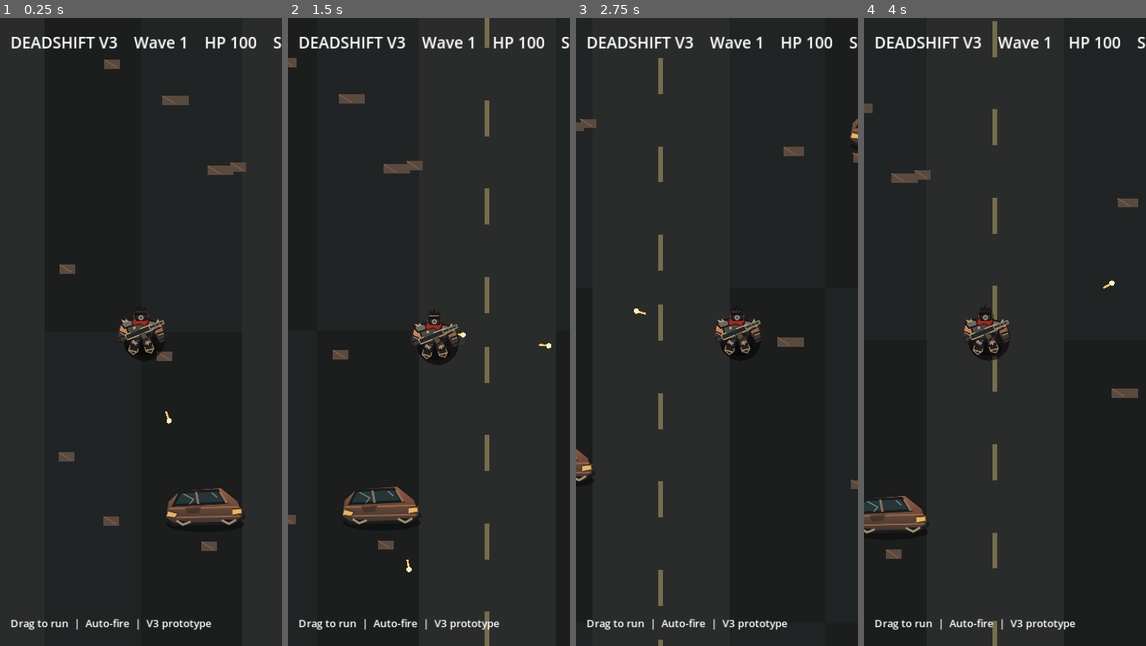
Above: before the commit, frames 1-4 (left to right).
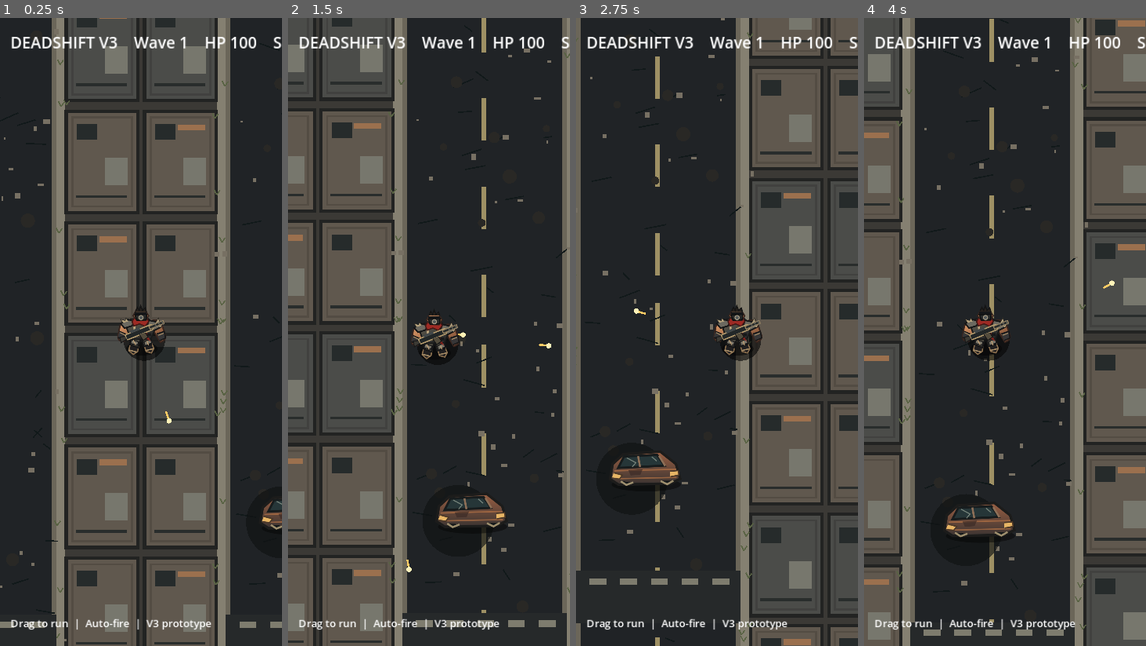
Above: after the commit, the same moments.

Repository: dennypag02/deadshift
Game: Godot game, scene res://scenes/main.tscn
Same seed, same stepped clock (60 frames per second), same inputs: the game is played once before the commit and once after it.
Inputs (mouse positions are in pixels of both pictures, inside the frame that each line leads up to):
- Up to frame 1 (0.25 s): no input
- Up to frame 2 (1.5 s): tap Enter at 0.5 s; move the mouse to (491, 300) at 0.52 s; hold Right (ui_right) 0.53-1.25 s; click (491, 300) at 0.67 s; drag from (372, 363) to (414, 457) at 1.27 s
- Up to frame 3 (2.75 s): move the mouse to (745, 193) at 2.02 s; hold Right (ui_right) from 2.03 s (still down)
- Up to frame 4 (4 s): release Right (ui_right) at 2.75 s; drag from (990, 457) to (920, 237) at 2.77 s; move the mouse to (1089, 426) at 3.52 s; hold Left (ui_left) from 3.53 s (still down)

The runs differ from the first frame. In frame 1, 53% of the frame differs, in the area x 0-100%, y 0-100%; in frame 2, 41%; in frame 3, 39%; in frame 4, 42%.

Commit message:
V3 city: build deterministic ruined downtown blocks with facades, roads and debris

Diff:
--- a/godot/scripts/main.gd
+++ b/godot/scripts/main.gd
@@ -212,20 +212,63 @@
 		draw_arc(player_pos, 37.0, 0.0, TAU, 32, Color(1.0, 0.22, 0.17, hit_flash_clock / HIT_FLASH_SECONDS), 5.0)
 
 func _draw_chunk(chunk: Vector2i) -> void:
+	# A reproducible downtown block: roads connect across chunk boundaries.
+	# Facades and debris use local seeded RNG so camera movement cannot rearrange the city.
 	var base := Vector2(chunk) * CHUNK
-	var tile := Rect2(base, Vector2.ONE * CHUNK)
-	var tone := 0.11 if posmod(chunk.x + chunk.y, 2) == 0 else 0.13
-	draw_rect(tile, Color(tone, tone + 0.01, tone + 0.01))
-	draw_rect(Rect2(base + Vector2(155, 0), Vector2(210, CHUNK)), Color("#2a2c2b"))
-	for i in range(4):
-		draw_rect(Rect2(base + Vector2(256, i * 135 + 25), Vector2(8, 55)), Color("#766d4c"))
-	var seed_value := absi(chunk.x * 73856093 ^ chunk.y * 19349663)
-	if posmod(chunk.x * 7 + chunk.y * 11, 4) == 0:
-		draw_texture_rect(CAR_ART, Rect2(base + Vector2(25, 220), Vector2(145, 91)), false)
-	for i in range(8):
-		var xx := float(posmod(seed_value + i * 173, 450)) + 24.0
-		var yy := float(posmod(seed_value / (i + 1) + i * 97, 440)) + 30.0
-		var p := base + Vector2(xx, yy)
-		if xx < 140 or xx > 380:
-			draw_rect(Rect2(p, Vector2(24 + i % 3 * 8, 14)), Color("#594a40"))
-			draw_line(p, p + Vector2(19, 12), Color("#7c5941"), 2.0)
+	var local_rng := RandomNumberGenerator.new()
+	local_rng.seed = absi(chunk.x * 73856093 ^ chunk.y * 19349663) + 41
+	draw_rect(Rect2(base, Vector2.ONE * CHUNK), Color("#3b3935"))
+	# Continuous north/south road, gutters and sidewalks.
+	draw_rect(Rect2(base + Vector2(137, 0), Vector2(238, CHUNK)), Color("#202326"))
+	draw_rect(Rect2(base + Vector2(130, 0), Vector2(7, CHUNK)), Color("#6b6659"))
+	draw_rect(Rect2(base + Vector2(375, 0), Vector2(7, CHUNK)), Color("#6b6659"))
+	draw_rect(Rect2(base + Vector2(116, 0), Vector2(14, CHUNK)), Color("#858071"))
+	draw_rect(Rect2(base + Vector2(382, 0), Vector2(14, CHUNK)), Color("#858071"))
+	for lane in range(4):
+		draw_rect(Rect2(base + Vector2(252, lane * 135 + 22), Vector2(7, 65)), Color("#9e9064"))
+	# Each block is a deliberate mix of commercial and residential rooftops.
+	for side in range(2):
+		var left := 8.0 if side == 0 else 400.0
+		for lot in range(3):
+			var top := float(lot * 171 + 6)
+			var roof := Rect2(base + Vector2(left, top), Vector2(105, 150))
+			var facade := Color("#4b4c49") if (lot + side + chunk.x) % 3 == 0 else Color("#60584e")
+			draw_rect(roof.grow(5.0), Color("#222322"))
+			draw_rect(roof, facade)
+			draw_rect(roof.grow(-7.0), facade.darkened(0.14), false, 3.0)
+			# Rooftop equipment and skylights make buildings readable from above.
+			draw_rect(Rect2(roof.position + Vector2(14, 17), Vector2(31, 24)), Color("#262b2b"))
+			draw_rect(Rect2(roof.position + Vector2(57, 69), Vector2(35, 42)), Color("#77776d"))
+			draw_line(roof.position + Vector2(12, 128), roof.position + Vector2(91, 128), Color("#292d2c"), 4.0)
+			if (lot + side + chunk.y) % 2 == 0:
+				draw_rect(Rect2(roof.position + Vector2(48, 18), Vector2(42, 9)), Color("#9b704e"))
+	# Deterministic damage: cracks, rubble, scorch marks and neglected weeds.
+	for i in range(17):
+		var px := local_rng.randf_range(143.0, 368.0)
+		var py := local_rng.randf_range(4.0, CHUNK - 4.0)
+		var p := base + Vector2(px, py)
+		var length := local_rng.randf_range(8.0, 34.0)
+		draw_line(p, p + Vector2(length, local_rng.randf_range(-15.0, 16.0)), Color("#11191a"), 2.0)
+	for i in range(26):
+		var px := local_rng.randf_range(110.0, 401.0)
+		var py := local_rng.randf_range(0.0, CHUNK)
+		var p := base + Vector2(px, py)
+		if i % 4 == 0:
+			draw_circle(p, local_rng.randf_range(5.0, 12.0), Color("#292825"))
+		else:
+			draw_rect(Rect2(p, Vector2(local_rng.randf_range(3.0, 10.0), local_rng.randf_range(3.0, 9.0))), Color("#777063"))
+	for i in range(13):
+		var side_x := 122.0 if i % 2 == 0 else 389.0
+		var weed := base + Vector2(side_x + local_rng.randf_range(-9.0, 9.0), local_rng.randf_range(0.0, CHUNK))
+		draw_line(weed, weed + Vector2(-4, -8), Color("#596344"), 2.0)
+		draw_line(weed, weed + Vector2(5, -7), Color("#596344"), 2.0)
+	# A recognizable abandoned car, with a shadow and oil stain.
+	if posmod(chunk.x * 7 + chunk.y * 11, 3) == 0:
+		var car_pos := base + Vector2(173, 235)
+		draw_circle(car_pos + Vector2(43, 56), 55.0, Color(0.06, 0.07, 0.07, 0.65))
+		draw_texture_rect(CAR_ART, Rect2(car_pos, Vector2(128, 80)), false)
+	# Intersections and evacuation crossings every third block.
+	if posmod(chunk.y, 3) == 0:
+		draw_rect(Rect2(base + Vector2(130, 432), Vector2(252, 80)), Color("#26292a"))
+		for stripe in range(5):
+			draw_rect(Rect2(base + Vector2(151 + stripe * 47, 443), Vector2(26, 10)), Color("#7e7c6e"))
